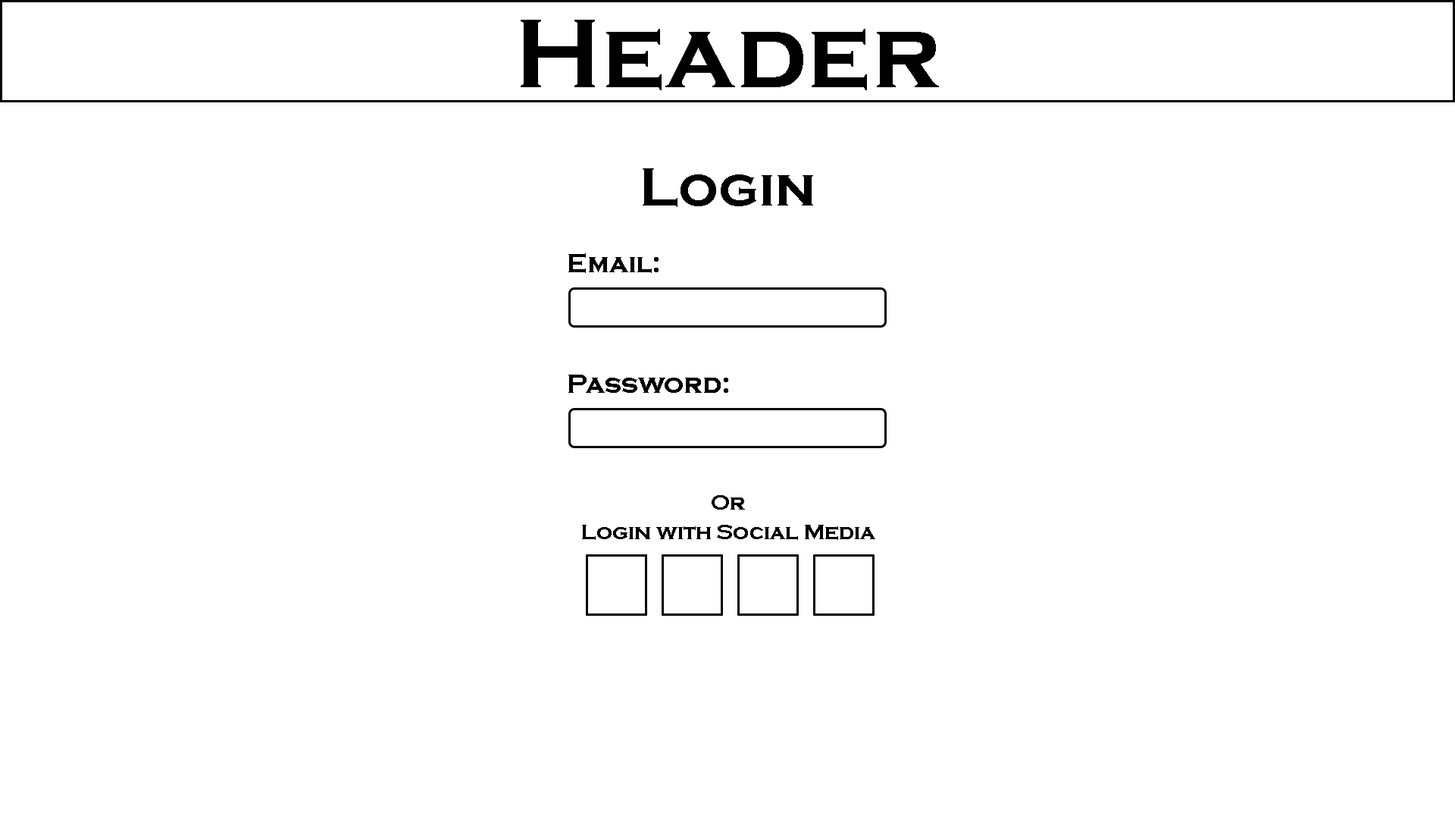
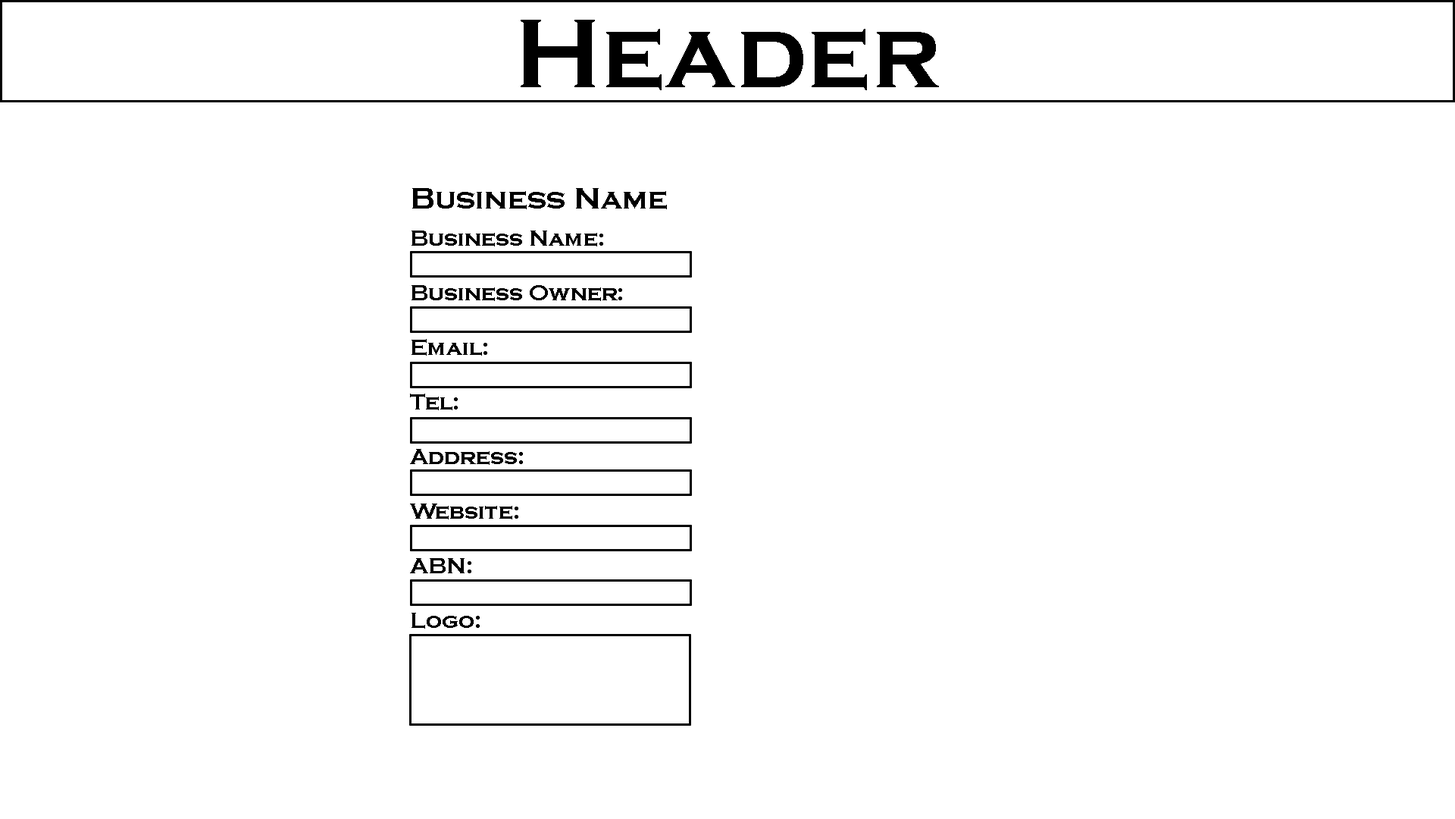
Layer changes from the first 1455×819 image to the second:
hid group "Index" (14 layers) over [568,168,887,616]
showed group "BusinessEdit" (10 layers) over [409,187,693,726]
